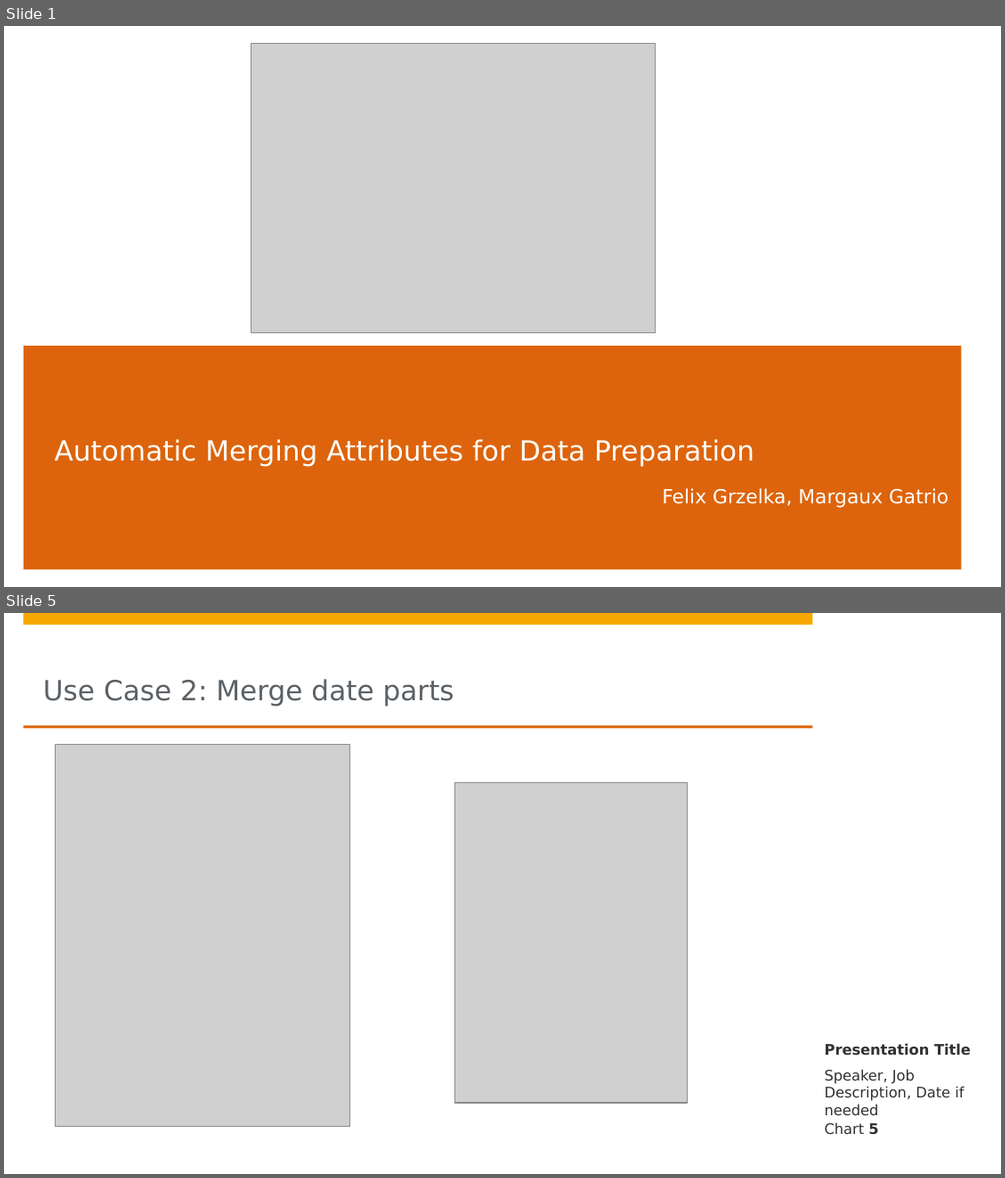
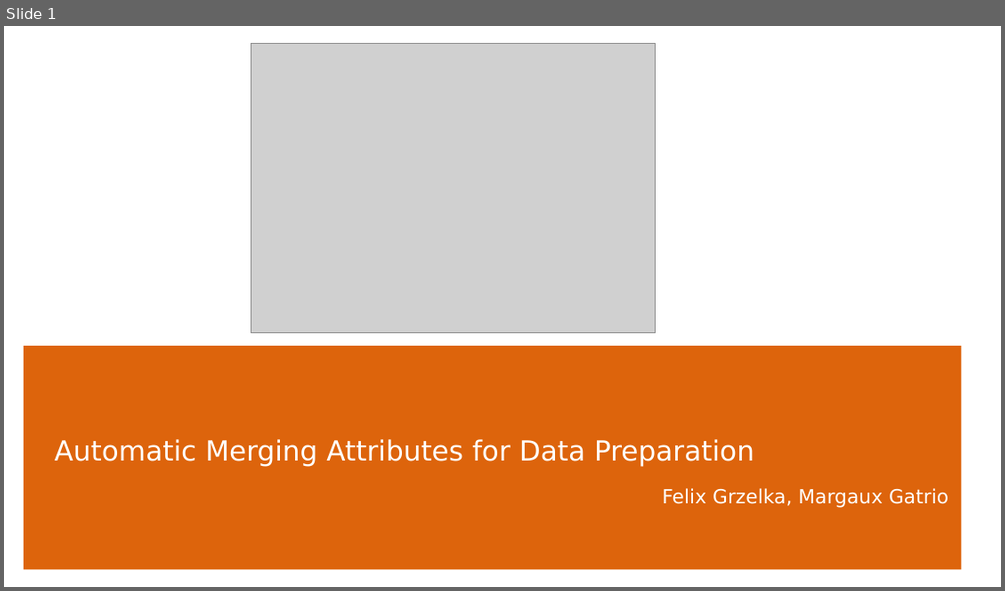
Before and after one commit to lanchiang/data-knoller, a slide deck: Grand_Präsi.pptx. Shown one above the other, each under a label of ours: slides 1 and 5 before the commit, slide 1 after it; the slides between them are not shown. The pictures are 1005x1178 and 1005x591 pixels, drawn with LibreOffice and Linux fonts; fonts in the diff are those of the drawing; grey boxes stand for pictures; background and template pictures are left out. Boxes give left, top, right and bottom in pixels: in the first picture for what was removed or moved away, otherwise in the second. Text is boxed around its words. In the diff, an @@ line names an element or a change of style, - is before the commit and + after.

```diff
--- a/Grand_Präsi.pptx
+++ b/Grand_Präsi.pptx
@@ slide 5 removed at <box>4,613,1001,1174</box>, background #FFFFFF; not listed: 2 template elements that a slide beside it also shows @@
@@ title removed at <box>43,679,454,706</box> @@
-Use Case 2: Merge date parts
@@ rectangle removed at <box>833,707,989,726</box> @@
@@ rectangle removed at <box>23,726,812,729</box> @@
@@ picture removed at <box>55,745,349,1127</box> @@
@@ picture removed at <box>454,782,687,1103</box> @@
@@ text removed at <box>825,1043,971,1055</box> @@
-Presentation Title
@@ text removed at <box>825,1069,963,1116</box> @@
-Speaker, Job Description, Date if needed
@@ page number removed at <box>825,1122,878,1135</box> @@
-Chart 5
```
Also in this commit, not shown: 5 slides changed, 6 slides added, 3 other slides removed.
